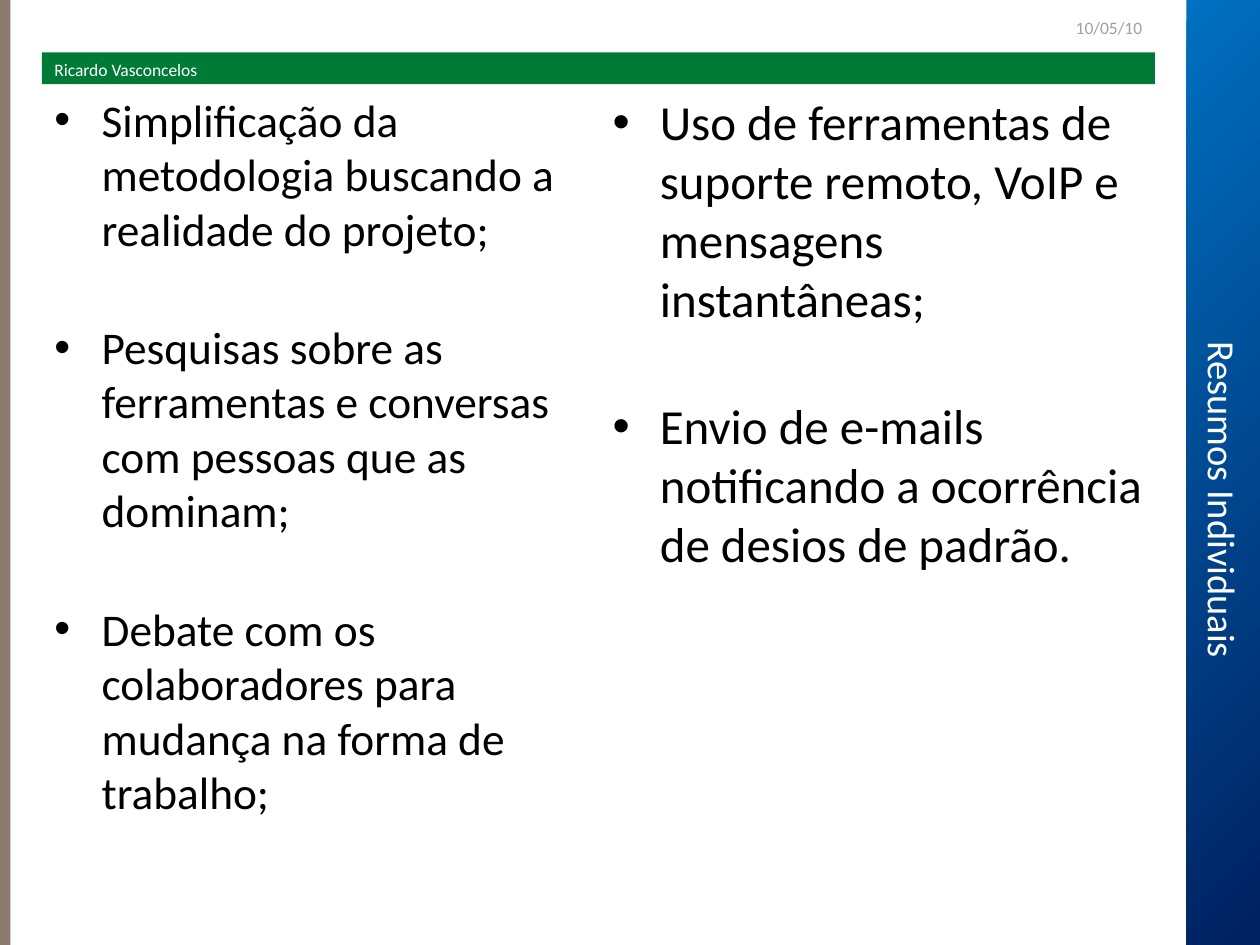
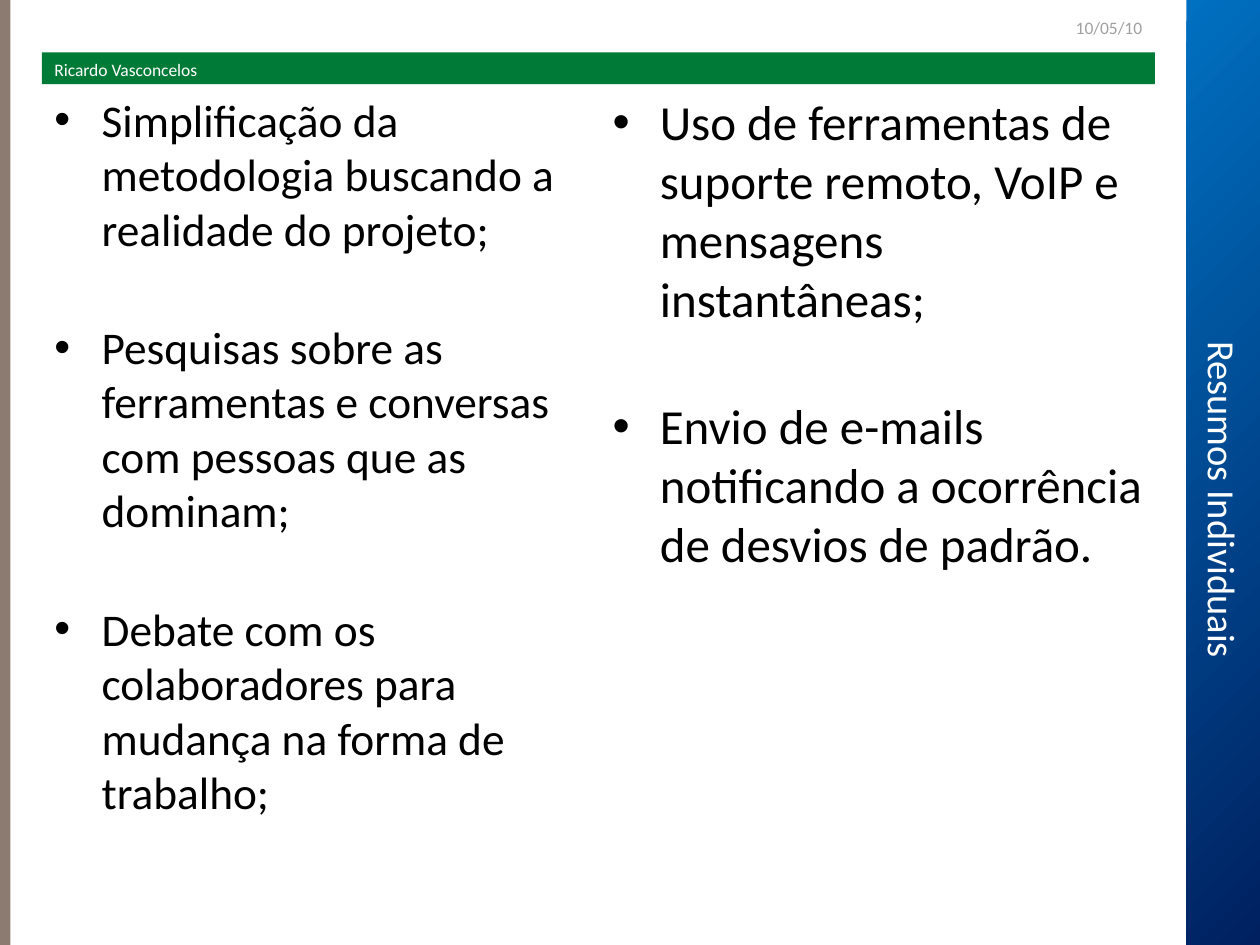
Before and after one commit to robsonmrsp/tcc-fbv-poscomp5-fabrica2, a slide deck: slide 8 of sisa/Seminário/Apresentação.ppt. Drawn at 1260x945 pixels with LibreOffice and Linux fonts; fonts in the diff are those of the drawing; background and template pictures are left out. Boxes give left, top, right and bottom in pixels: in the first picture for what was removed or moved away, otherwise in the second. Text is boxed around its words. In the diff, an @@ line names an element or a change of style, - is before the commit and + after.

```diff
--- a/sisa/Seminário/Apresentação.ppt
+++ b/sisa/Seminário/Apresentação.ppt
@@ text at <box>660,410,1142,570</box>: text changed @@
-• Envio de e-mails notificando a ocorrência de desios de padrão.
+• Envio de e-mails notificando a ocorrência de desvios de padrão.
```
Also in this commit, not shown: 4 other slides changed, 2 slides added.
